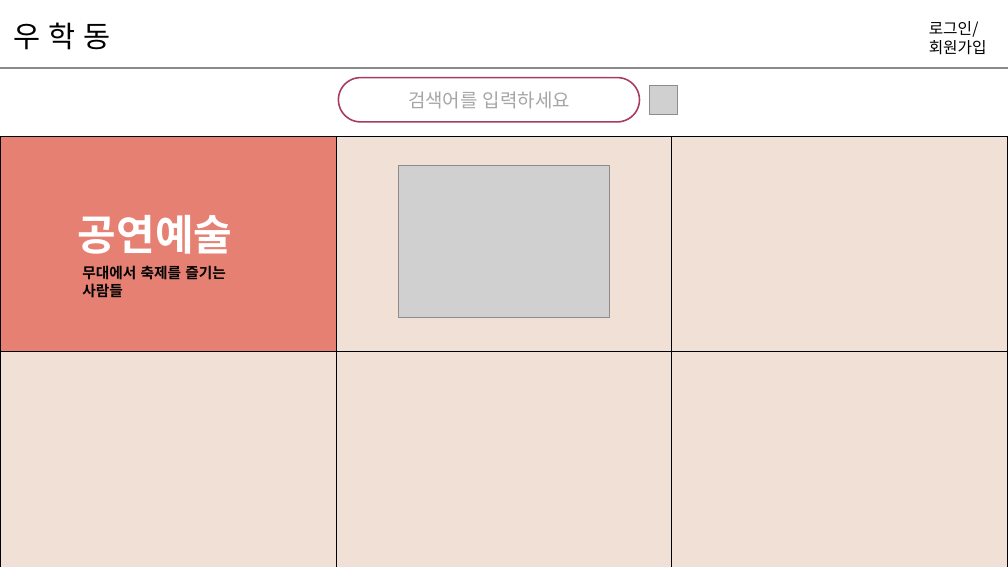
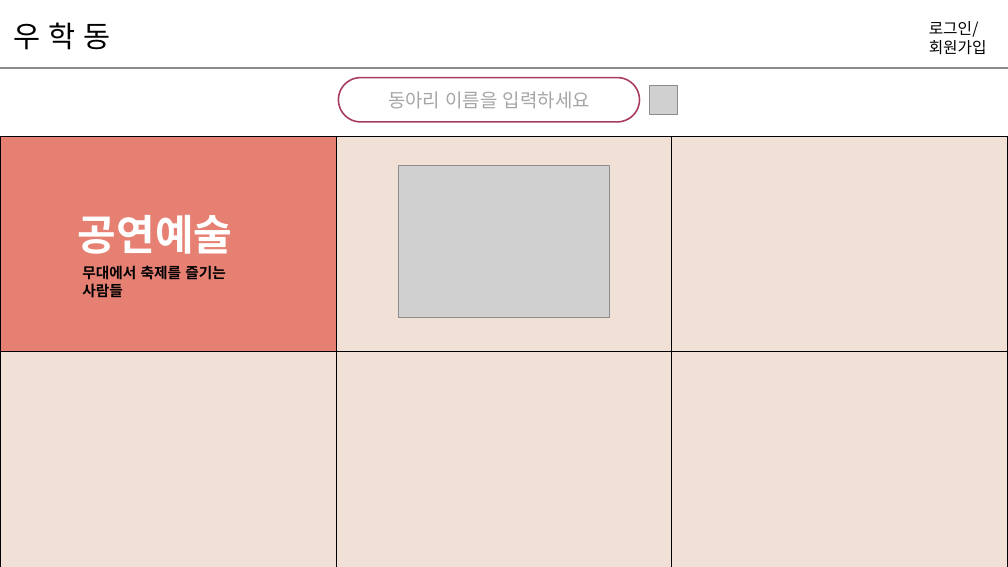
Before and after one commit to hyunniesss/ToyProject, a slide deck: slide 2 of document/와이어프레임/우학동_와이어프레임.pptx. Drawn at 1008x567 pixels with LibreOffice and Linux fonts; fonts in the diff are those of the drawing; grey boxes stand for pictures. Boxes give left, top, right and bottom in pixels: in the first picture for what was removed or moved away, otherwise in the second. Text is boxed around its words. In the diff, an @@ line names an element or a change of style, - is before the commit and + after.

```diff
--- a/document/와이어프레임/우학동_와이어프레임.pptx
+++ b/document/와이어프레임/우학동_와이어프레임.pptx
@@ text in rounded rectangle at (x1=388, y1=91, x2=590, y2=109): text changed @@
-검색어를 입력하세요
+동아리 이름을 입력하세요
```
Also in this commit, not shown: 4 other slides changed, 1 slide added, 2 other files.
